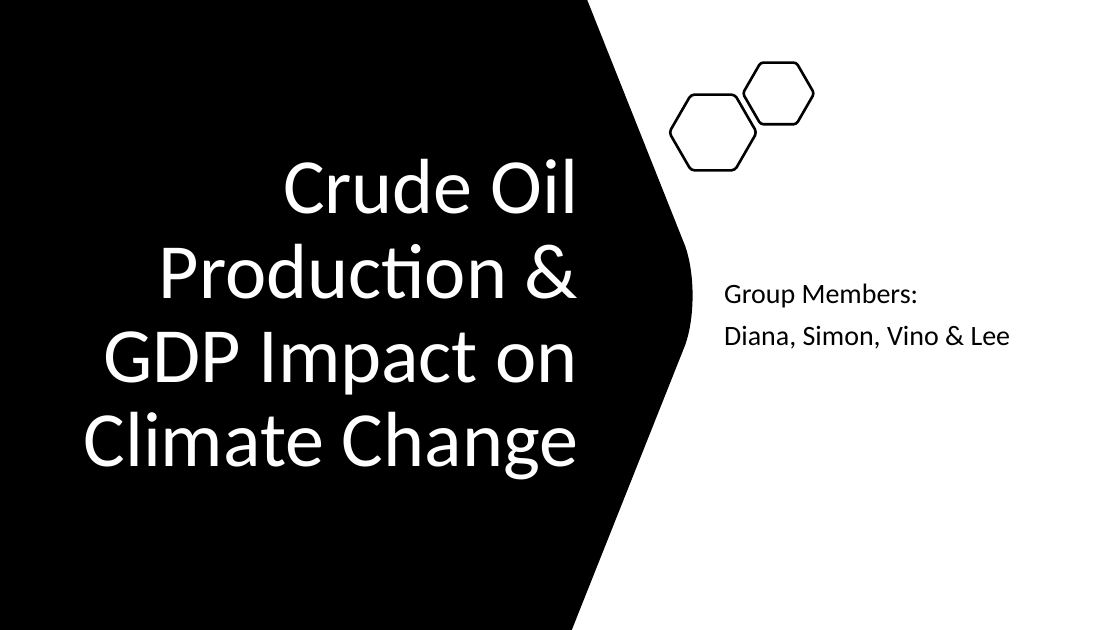
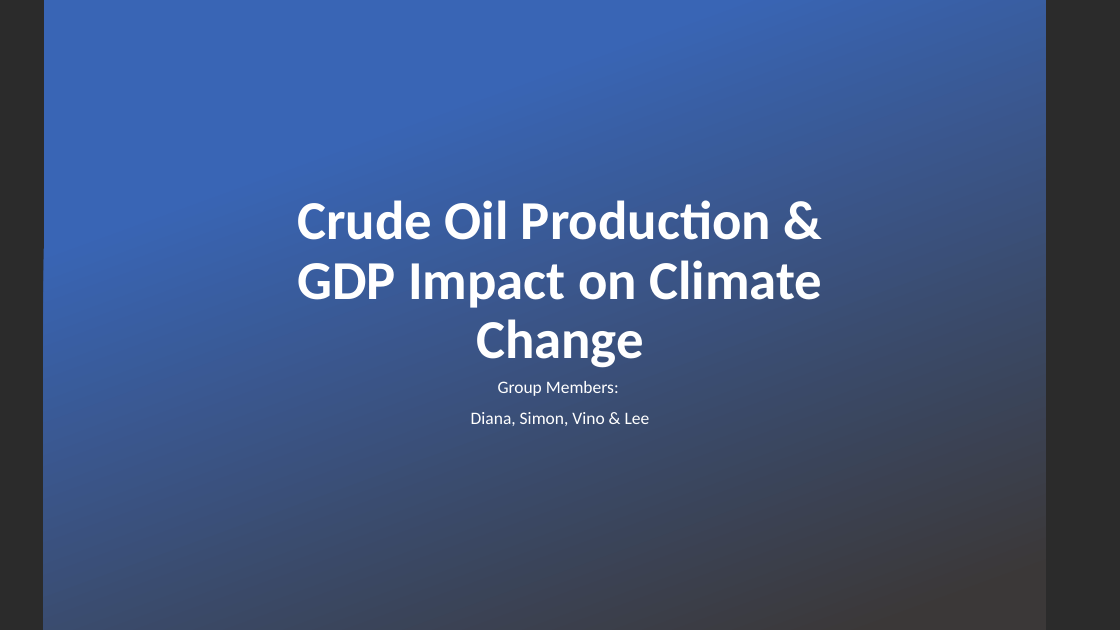
Before and after one commit to hageslel/project_one, a slide deck: slide 1 of Project 1 Presentation.pptx. Drawn at 1120x630 pixels with LibreOffice and Linux fonts; fonts in the diff are those of the drawing; background and template pictures are left out; a plain dark background stands for a picture behind light text. Boxes give left, top, right and bottom in pixels: in the first picture for what was removed or moved away, otherwise in the second. Text is boxed around its words. In the diff, an @@ line names an element or a change of style, - is before the commit and + after.

```diff
--- a/Project 1 Presentation.pptx
+++ b/Project 1 Presentation.pptx
@@ background #FFFFFF to picture (left out) @@
@@ freeform shape removed at (x1=0, y1=0, x2=693, y2=630) @@
@@ rectangle added at (x1=44, y1=0, x2=1046, y2=630), fill gradient #3965B5 to #3B3838 @@
@@ freeform shape removed at (x1=744, y1=63, x2=813, y2=124) @@
@@ freeform shape removed at (x1=670, y1=95, x2=756, y2=171) @@
@@ title "Crude Oil Production & GDP ..." moved from (x1=83, y1=158, x2=579, y2=480) to (x1=297, y1=200, x2=822, y2=368) @@
@@ title "Crude Oil Production & GDP ..." at (x1=297, y1=200, x2=822, y2=368): size 67 to 47 pt, bold on; alignment right to centre; vertical alignment middle to bottom @@
@@ subtitle "Group Members:" moved from (x1=724, y1=283, x2=1011, y2=349) to (x1=471, y1=381, x2=650, y2=426) @@
@@ subtitle "Group Members:" at (x1=471, y1=381, x2=650, y2=426): size 24 to 15 pt, text colour #000000 to #FFFFFF; alignment left to centre; vertical alignment middle to top @@
```
Also in this commit, not shown: 9 slides added, 6 slides removed.
